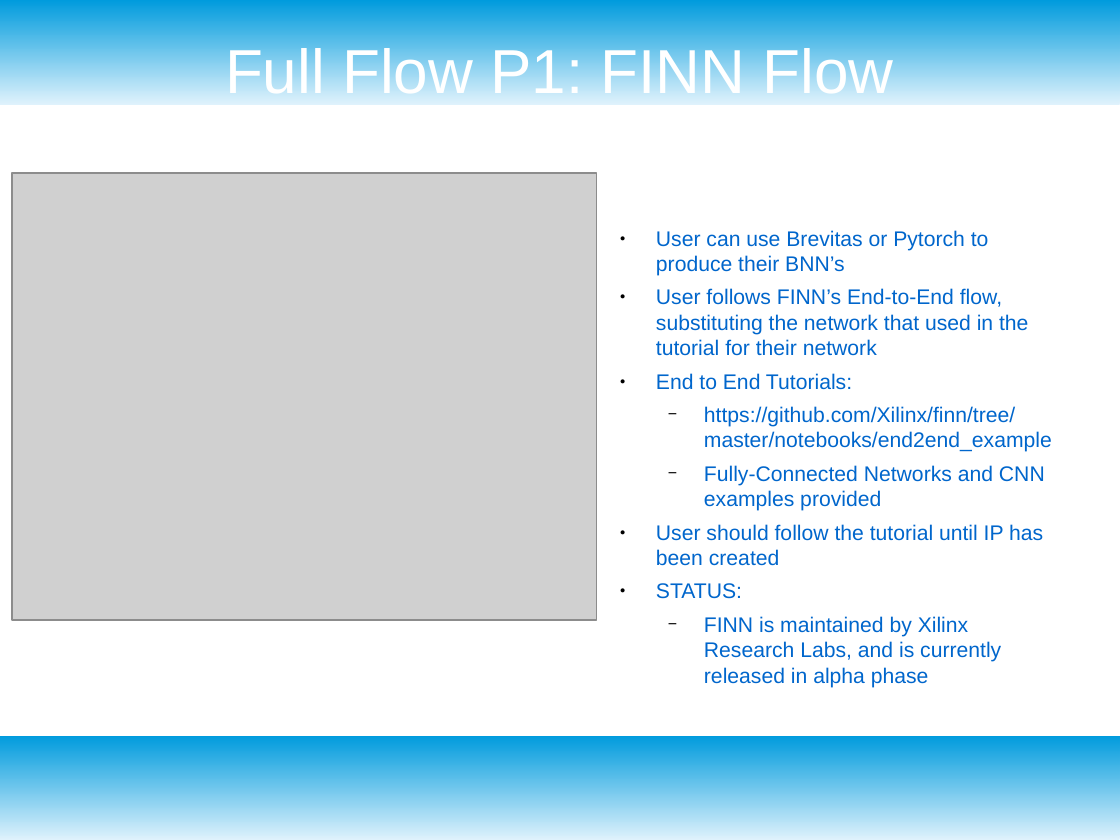
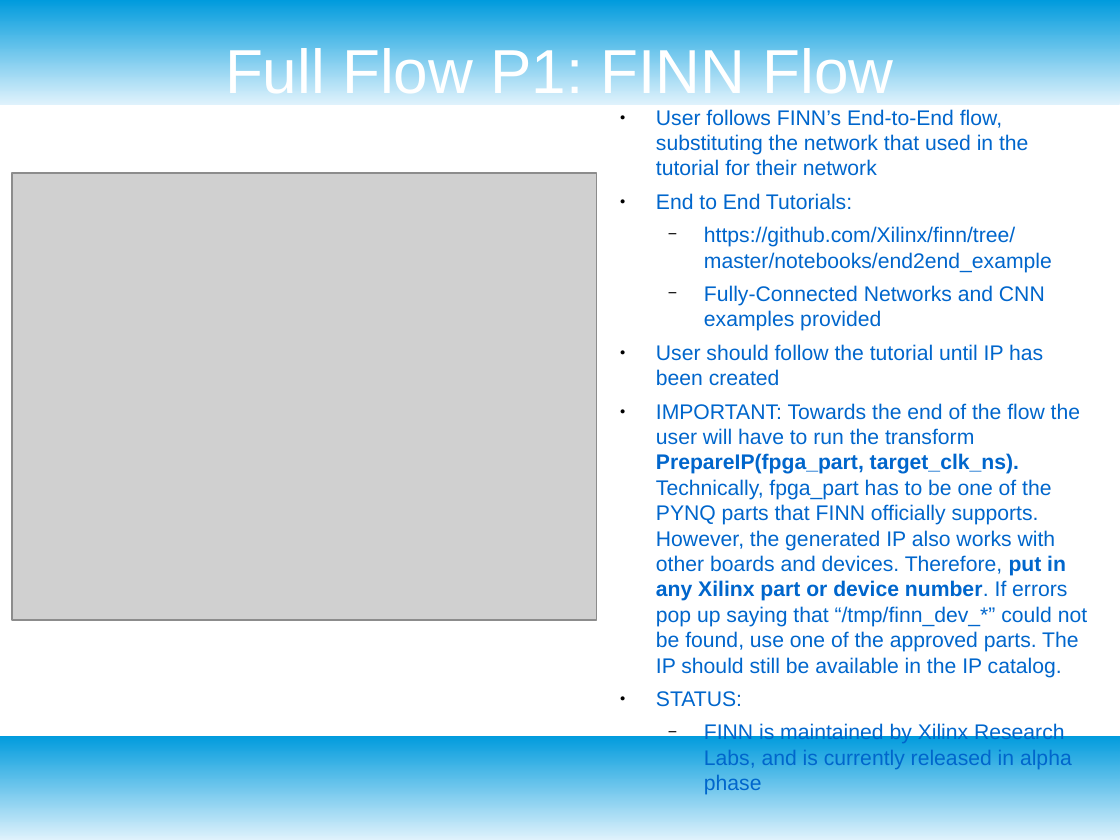
Before and after one commit to JKHHai/finn_galapagos_bridge, a slide deck: slide 18 of documentation/FINN_Project.odp. Drawn at 1120x840 pixels with LibreOffice and Linux fonts; fonts in the diff are those of the drawing; grey boxes stand for pictures. Boxes give left, top, right and bottom in pixels: in the first picture for what was removed or moved away, otherwise in the second. Text is boxed around its words. In the diff, an @@ line names an element or a change of style, - is before the commit and + after.

```diff
--- a/documentation/FINN_Project.odp
+++ b/documentation/FINN_Project.odp
@@ text "User follows FINN’s End-to-End flow, ...": place and size @@
-text "User follows FINN’s End-to-End flow, ..." at <box>656,230,1052,688</box>
+text "User follows FINN’s End-to-End flow, ..." at <box>656,109,1087,743</box>
@@ text at <box>656,230,989,276</box>: paragraph removed @@
-● User can use Brevitas or Pytorch to produce their BNN’s
@@ text at <box>656,403,1087,678</box>: paragraph added @@
+● IMPORTANT: Towards the end of the flow the user will have to run the transform PrepareIP(fpga_part, target_clk_ns). Technically, fpga_part has to be one of the PYNQ parts that FINN officially supports. However, the generated IP also works with other boards and devices. Therefore, put in any Xilinx part or device number. If errors pop up saying that “/tmp/finn_dev_*” could not be found, use one of the approved parts. The IP should still be available in the IP catalog.
```
Also in this commit, not shown: 1 other file.
